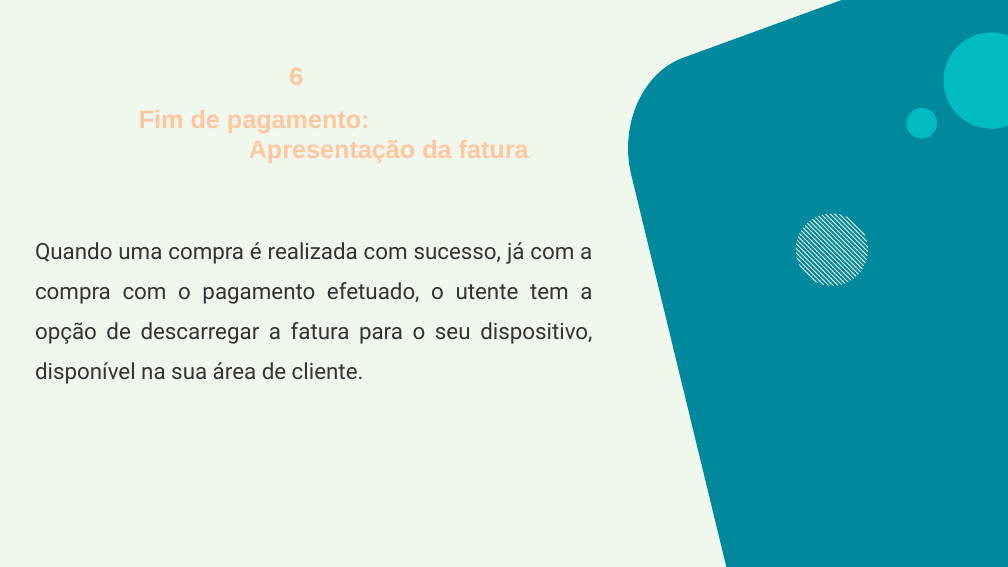
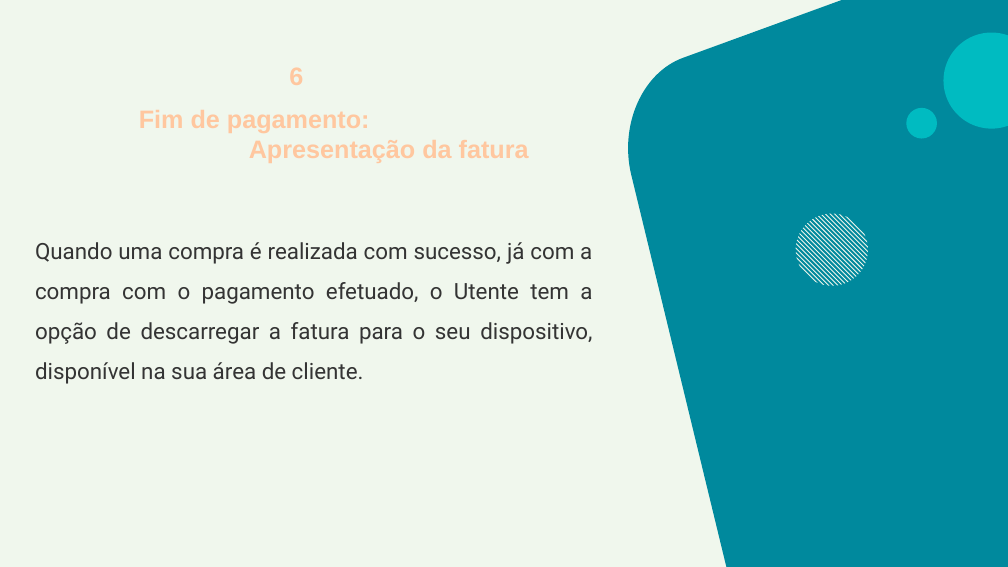
Before and after one commit to HugoDias27/ProjetoAMSI, a slide deck: slide 13 of PPT Projeto AMSI.pptx. Drawn at 1008x567 pixels with LibreOffice and Linux fonts; fonts in the diff are those of the drawing. Boxes give left, top, right and bottom in pixels: in the first picture for what was removed or moved away, otherwise in the second. Text is boxed around its words. In the diff, an @@ line names an element or a change of style, - is before the commit and + after.

Commit message:
1º Update PPT
Alterações efetuadas no conteúdo (texto) do documento e inserção do número total de horas propostas para o projeto de AMSI, no diapositivo da tabela de Planeamento das Tarefas.

```diff
--- a/PPT Projeto AMSI.pptx
+++ b/PPT Projeto AMSI.pptx
@@ subtitle at (35, 242, 592, 384): text changed @@
-Quando uma compra é realizada com sucesso, já com a compra com o pagamento efetuado, o utente tem a opção de descarregar a fatura para o seu dispositivo, disponível na sua área de cliente.
+Quando uma compra é realizada com sucesso, já com a compra com o pagamento efetuado, o Utente tem a opção de descarregar a fatura para o seu dispositivo, disponível na sua área de cliente.
```
Also in this commit, not shown: 7 other slides changed.
